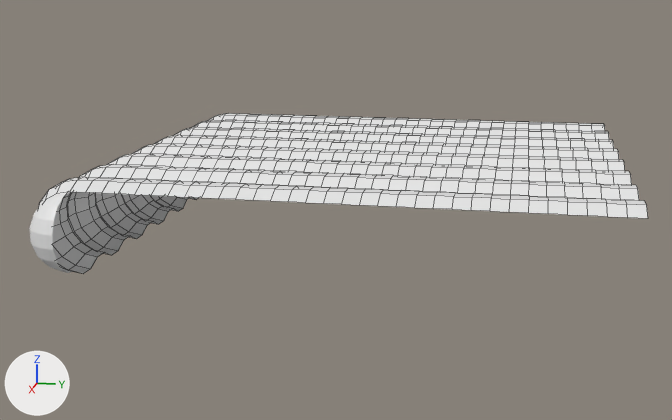
Before and after pictures for a commit that changed the Blender file Pumpkin Rolling/Assets/Art/Models/patchb.blend.
The view is the same before and after, from a 50 mm camera at (40.4, 5.9, 7.4) aimed at (1.2, -2.0, -2.4). Arrows for +X, +Y and +Z are at lower left; the lights stay in place. Mesh edges are drawn as thin lines on the coarser meshes.
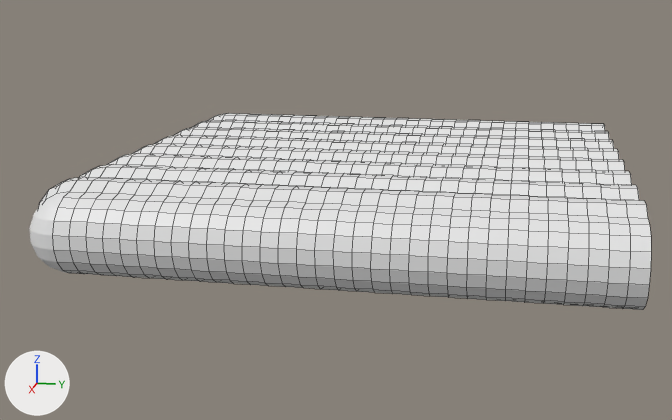
Boxes [x1, y1, x2, y2] around the edits, measured in the pictures (672 x 420 px):
'Plane.003', added: after [52, 192, 651, 310]
'Plane.001', unchanged, covered by the edit: before [39, 114, 226, 274]; after [39, 114, 226, 206]

What changed in the scene script:
```text
Add me_plane_001:
    me_plane_001.from_pydata(...)  # 627 vertices, 576 faces; spans x 0.98..1.15, y -1.02..1.0, z -0.3..0.0
Add ob_plane_003:
    ob_plane_003 = bpy.data.objects.new('Plane.003', me_plane_001)
    ob_plane_003.location = (0.0, 0.0, 0.0)
    ob_plane_003.scale = (10.0, 10.0, 10.0)
```
